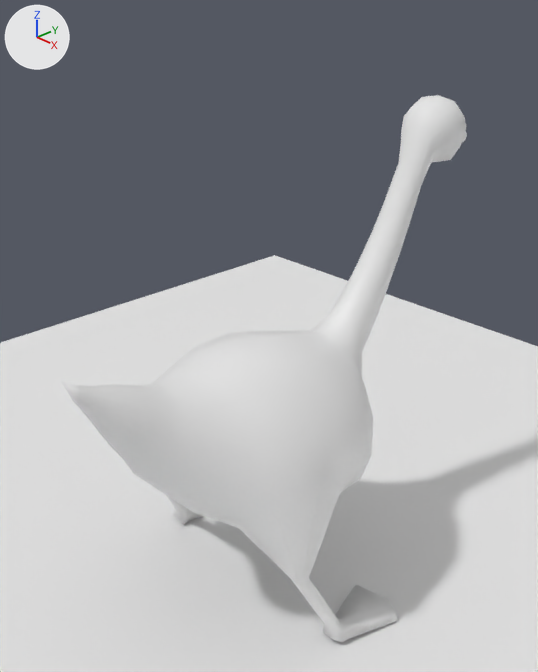
Before and after pictures for a commit that changed the Blender file Assets/Models/blend/spaceGoose.blend.
The view is the same before and after, from a 50 mm camera at (0.635, -0.581, 0.552) aimed at (-0.028, 0.05, 0.117). Every picture has the same lights, and +X, +Y and +Z are marked at upper left.

The first picture shows 'Plane', 'goose'.
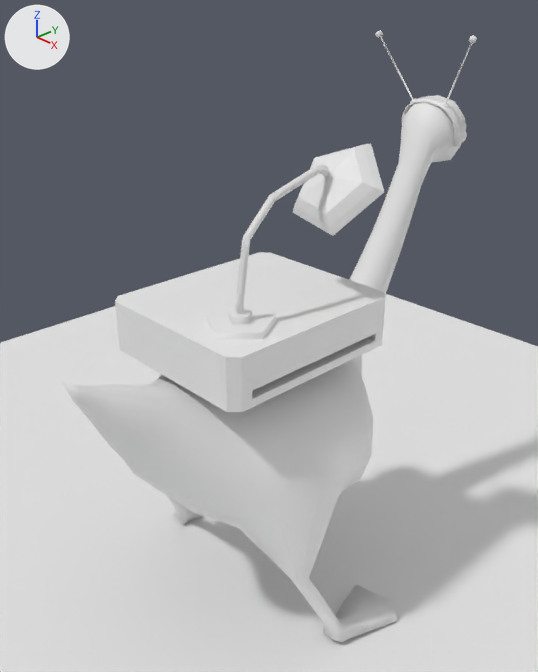
Boxes (x1, y1, x2, y2) around the edits, measured in the pictures (538 x 672 px):
'rararBase', shown
    after: (115, 252, 386, 412)
'radar', shown
    after: (229, 144, 384, 324)
'Hat', shown
    after: (375, 30, 477, 146)

The edits, one by one:
Object 'Hat' (ob_hat) is now shown.
Object 'rararBase' (ob_rararbase) is now shown.
Object 'radar' (ob_radar) is now shown.
